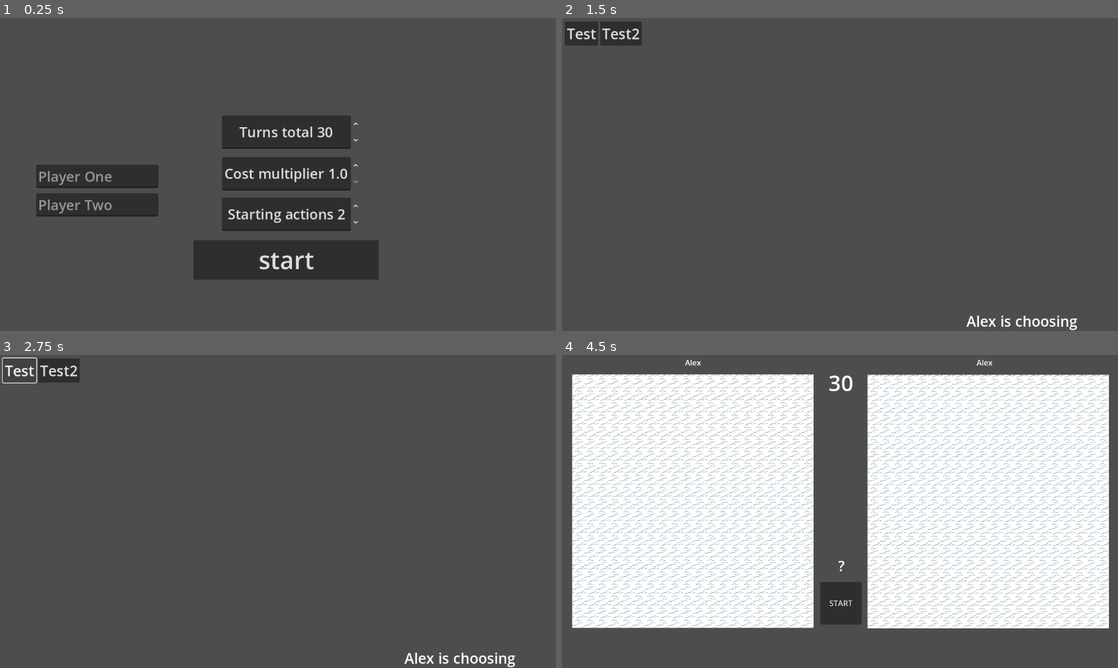
Above: before the commit, frames 1-4 (two rows, left to right).
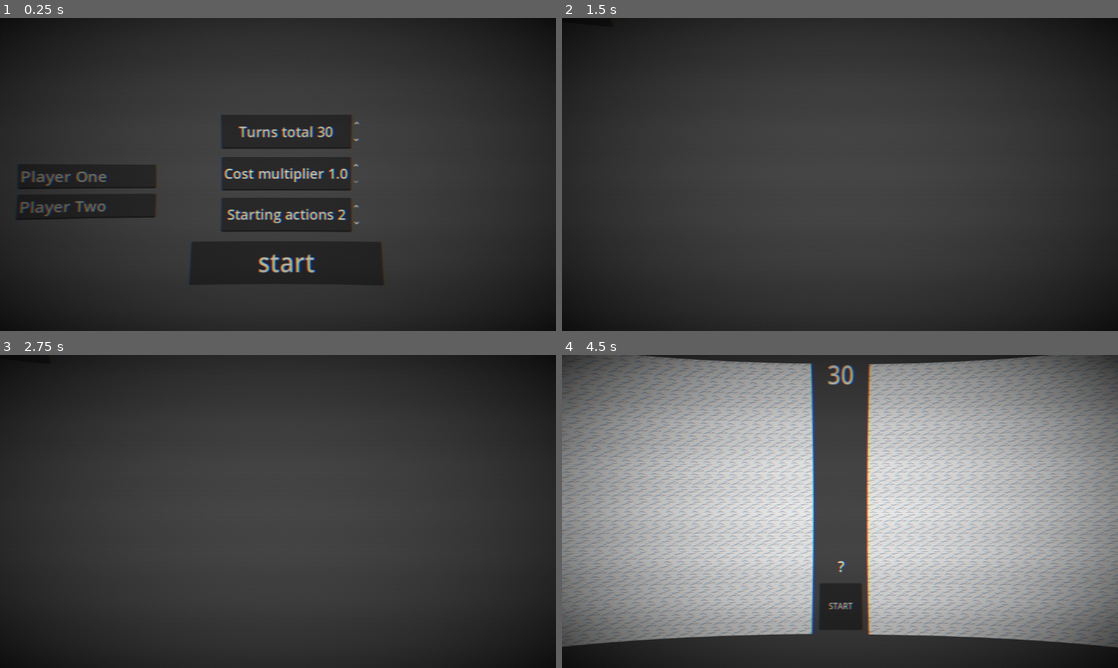
Above: after the commit, the same moments.

Repository: Blackblip/tekgame
Game: Godot game, scene res://scenes/roundSettings.tscn
Same seed, same stepped clock (60 frames per second), same inputs: the game is played once before the commit and once after it.
Inputs (mouse positions are in pixels of both pictures, inside the frame that each line leads up to):
- Up to frame 1 (0.25 s): no input
- Up to frame 2 (1.5 s): click (656, 177) at 0.52 s; type "Alex" at 0.6 s; click (656, 205) at 0.75 s; type "Alex" at 0.83 s; click "start" at 1.25 s
- Up to frame 3 (2.75 s): click "Test" at 2 s
- Up to frame 4 (4.5 s): click "Test2" at 2.75 s; click "START" at 3.5 s; click "END" at 4.25 s

The runs differ from the first frame. In frame 1, 58% of the frame differs, in the area x 0-100%, y 0-100%; in frame 2, 55%; in frame 3, 55%; in frame 4, 86%.

Commit message:
CRTV effect update

Diff:
--- /dev/null
+++ b/teknikprojectprototyp1/code/makeVis.gd
@@ -0,0 +1,4 @@
+extends ColorRect
+
+func _ready():
+	$".".visible = true
--- /dev/null
+++ b/teknikprojectprototyp1/code/shaders/crtTV_effect.gdshader
@@ -0,0 +1,63 @@
+
+shader_type canvas_item;
+
+uniform sampler2D screen_texture : hint_screen_texture, filter_linear;
+
+uniform float curvature : hint_range(0.0, 0.3) = 0.08;
+uniform float scanline_strength : hint_range(0.0, 1.0) = 0.2;
+uniform float vignette_strength : hint_range(0.0, 1.0) = 0.4;
+uniform float chromatic_aberration : hint_range(0.0, 0.01) = 0.002;
+uniform float noise_strength : hint_range(0.0, 0.1) = 0.01;
+uniform float brightness : hint_range(0.0, 2.0) = 1.0;
+
+void fragment() {
+    vec2 uv = SCREEN_UV;
+
+    // CRT curvature
+    vec2 centered = uv * 2.0 - 1.0;
+    float r2 = dot(centered, centered);
+
+    uv = centered * (1.0 - curvature * r2) * 0.5 + 0.5;
+
+    // Screen boundaries
+    if (uv.x < 0.0 || uv.x > 1.0 ||
+        uv.y < 0.0 || uv.y > 1.0) {
+        COLOR = vec4(0.0, 0.0, 0.0, 1.0);
+    }
+
+    // Chromatic aberration
+    float red = texture(
+        screen_texture,
+        uv + vec2(chromatic_aberration, 0.0)
+    ).r;
+
+    float green = texture(screen_texture, uv).g;
+
+    float blue = texture(
+        screen_texture,
+        uv - vec2(chromatic_aberration, 0.0)
+    ).b;
+
+    vec3 col = vec3(red, green, blue);
+
+    // Scanlines
+    float scanline = 0.5 + 0.5 * cos(SCREEN_UV.y * 1200.0);
+    col *= 1.0 - scanline * scanline_strength;
+
+    // Vignette
+    float vignette = 1.0 - r2 * vignette_strength;
+    col *= clamp(vignette, 0.0, 1.0);
+
+    // Animated noise
+    float noise = fract(
+        sin(dot(SCREEN_UV * (TIME + 1.0),
+        vec2(12.9898, 78.233))) * 43758.5453
+    );
+
+    col += (noise - 0.5) * noise_strength;
+
+    // Brightness
+    col *= brightness;
+
+    COLOR = vec4(col, 1.0);
+}
--- a/teknikprojectprototyp1/scenes/game.tscn
+++ b/teknikprojectprototyp1/scenes/game.tscn
@@ -1,9 +1,10 @@
-[gd_scene load_steps=14 format=3 uid="uid://dfol304vf38b7"]
+[gd_scene load_steps=17 format=3 uid="uid://dfol304vf38b7"]
 
 [ext_resource type="Script" uid="uid://cvw2sg0y2m6e1" path="res://code/game/action_handler.gd" id="2_lbhrr"]
 [ext_resource type="Script" uid="uid://d4n58ctcbe3" path="res://code/game/turn_handler.gd" id="2_yqjtg"]
 [ext_resource type="Script" uid="uid://breu6678utj76" path="res://code/game/building_handler.gd" id="3_iywne"]
 [ext_resource type="Script" uid="uid://8036owrisytb" path="res://code/game/interactions.gd" id="3_lnu2h"]
+[ext_resource type="Shader" uid="uid://dwmwvqgg2wprq" path="res://code/shaders/crtTV_effect.gdshader" id="4_dinhu"]
 [ext_resource type="Script" uid="uid://jm3hfebbiufq" path="res://code/game/map_selector.gd" id="4_lbhrr"]
 [ext_resource type="Texture2D" uid="uid://q6r6p0i7utfa" path="res://Assets/sprites/shittyarrow.png" id="6_0tnpc"]
 [ext_resource type="Texture2D" uid="uid://xlfsdnkdfpgl" path="res://Assets/sprites/Big_City_Building_1.png" id="6_p57ef"]
@@ -11,6 +12,7 @@
 [ext_resource type="Texture2D" uid="uid://dtqawh2usbejr" path="res://Assets/sprites/expansionsprite.png" id="8_gee14"]
 [ext_resource type="Texture2D" uid="uid://cfrl3tu0x5t3g" path="res://Assets/sprites/missileplaceholder.png" id="9_kvpfn"]
 [ext_resource type="Texture2D" uid="uid://bmg4twqsv5buy" path="res://Assets/sprites/shieldorsum.png" id="10_dinhu"]
+[ext_resource type="Script" uid="uid://v5kq3s2xq8bf" path="res://code/makeVis.gd" id="13_kvuet"]
 
 [sub_resource type="Theme" id="Theme_lnu2h"]
 
@@ -21,6 +23,15 @@
 border_width_right = 10
 border_width_bottom = 10
 border_color = Color(0, 0, 0, 0)
+
+[sub_resource type="ShaderMaterial" id="ShaderMaterial_kvuet"]
+shader = ExtResource("4_dinhu")
+shader_parameter/curvature = 0.08
+shader_parameter/scanline_strength = 0.2
+shader_parameter/vignette_strength = 0.4
+shader_parameter/chromatic_aberration = 0.002
+shader_parameter/noise_strength = 0.01
+shader_parameter/brightness = 1.0
 
 [node name="Game" type="Node2D"]
 position = Vector2(-34, 0)
@@ -129,6 +140,7 @@
 offset_top = 4.0
 offset_right = 1077.0
 offset_bottom = 27.0
+mouse_filter = 0
 text = "PLAYER 2"
 horizontal_alignment = 1
 
@@ -161,6 +173,7 @@
 offset_top = 4.0
 offset_right = 473.0
 offset_bottom = 27.0
+mouse_filter = 0
 text = "PLAYER 1"
 horizontal_alignment = 1
 
@@ -171,6 +184,7 @@
 offset_top = 24.0
 offset_right = 47.0
 offset_bottom = 64.0
+mouse_filter = 2
 
 [node name="TemplateID" type="Label" parent="TurnHandler/TileIDS"]
 visible = false
@@ -199,6 +213,7 @@
 offset_top = 7.0
 offset_right = 1191.0
 offset_bottom = 656.0
+mouse_filter = 2
 columns = 6
 
 [node name="TemplateButton" type="Button" parent="MapSelector/GridContainer"]
@@ -335,3 +350,14 @@
 layout_mode = 2
 texture_normal = ExtResource("6_p57ef")
 stretch_mode = 0
+
+[node name="TV_EFFECT" type="ColorRect" parent="."]
+visible = false
+z_index = 4096
+material = SubResource("ShaderMaterial_kvuet")
+offset_left = -174.0
+offset_top = -146.0
+offset_right = 1392.0
+offset_bottom = 791.0
+mouse_filter = 2
+script = ExtResource("13_kvuet")
--- a/teknikprojectprototyp1/scenes/roundSettings.tscn
+++ b/teknikprojectprototyp1/scenes/roundSettings.tscn
@@ -6,9 +6,20 @@
 [ext_resource type="Script" uid="uid://dwjhj4snxs4mg" path="res://code/settings/s_round.gd" id="4_lbhrr"]
 [ext_resource type="Script" uid="uid://ceneylnfdtye4" path="res://code/settings/p1_name.gd" id="5_0dm4v"]
 [ext_resource type="Script" uid="uid://b1eaunv1vjehe" path="res://code/settings/p2_name.gd" id="6_cmyip"]
+[ext_resource type="Shader" uid="uid://dwmwvqgg2wprq" path="res://code/shaders/crtTV_effect.gdshader" id="7_o5chg"]
+[ext_resource type="Script" uid="uid://v5kq3s2xq8bf" path="res://code/makeVis.gd" id="8_ao5n6"]
 
 [sub_resource type="Theme" id="Theme_lbhrr"]
 default_font_size = 29
+
+[sub_resource type="ShaderMaterial" id="ShaderMaterial_xxquo"]
+shader = ExtResource("7_o5chg")
+shader_parameter/curvature = 0.08
+shader_parameter/scanline_strength = 0.2
+shader_parameter/vignette_strength = 0.4
+shader_parameter/chromatic_aberration = 0.002
+shader_parameter/noise_strength = 0.01
+shader_parameter/brightness = 1.0
 
 [node name="Game" type="Node2D"]
 
@@ -91,3 +102,14 @@
 offset_bottom = 411.0
 placeholder_text = "Player Two"
 script = ExtResource("6_cmyip")
+
+[node name="TV_EFFECT" type="ColorRect" parent="."]
+visible = false
+z_index = 4096
+material = SubResource("ShaderMaterial_xxquo")
+offset_left = -174.0
+offset_top = -146.0
+offset_right = 1392.0
+offset_bottom = 791.0
+mouse_filter = 2
+script = ExtResource("8_ao5n6")
Not shown, added: teknikprojectprototyp1/code/makeVis.gd.uid
Not shown, added: teknikprojectprototyp1/code/shaders/crtTV_effect.gdshader.uid
Not shown: 1 places in teknikprojectprototyp1/scenes/roundSettings.tscn that only renumber resources
